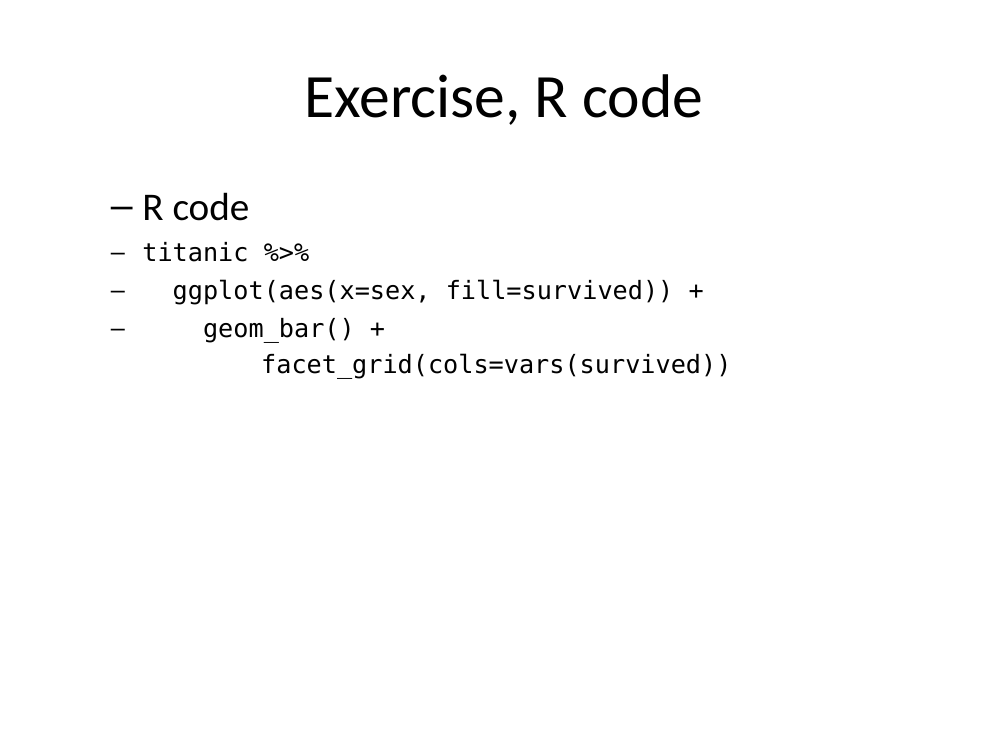
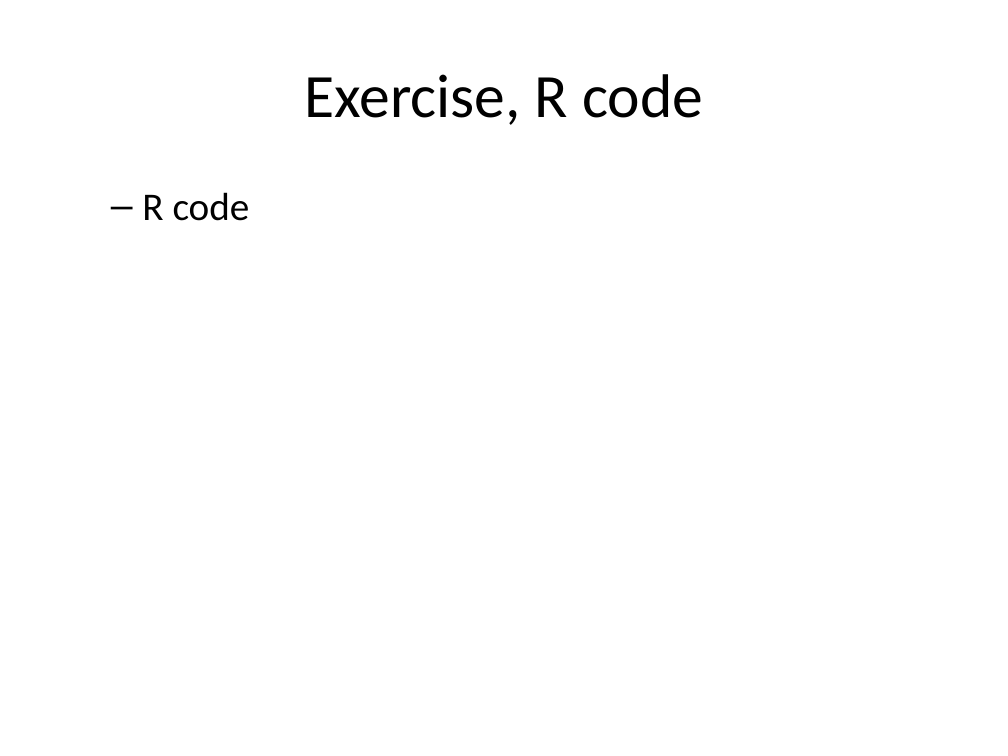
Before and after one commit to pmean/data-visualization, a slide deck: slide 45 of data-viz-02/component/fundamentals.pptx (slide 40 before the commit). Drawn at 1008x756 pixels with LibreOffice and Linux fonts; fonts in the diff are those of the drawing. Boxes give left, top, right and bottom in pixels: in the first picture for what was removed or moved away, otherwise in the second. Text is boxed around its words. In the diff, an @@ line names an element or a change of style, - is before the commit and + after.

```diff
--- a/data-viz-02/component/fundamentals.pptx
+++ b/data-viz-02/component/fundamentals.pptx
@@ text at box(142, 242, 731, 379): paragraph removed @@
-titanic %>%
-ggplot(aes(x=sex, fill=survived)) +
-geom_bar() +
-facet_grid(cols=vars(survived))
```
Also in this commit, not shown: 5 other slides changed, 10 slides added, 1 slide removed, 25 other files.
